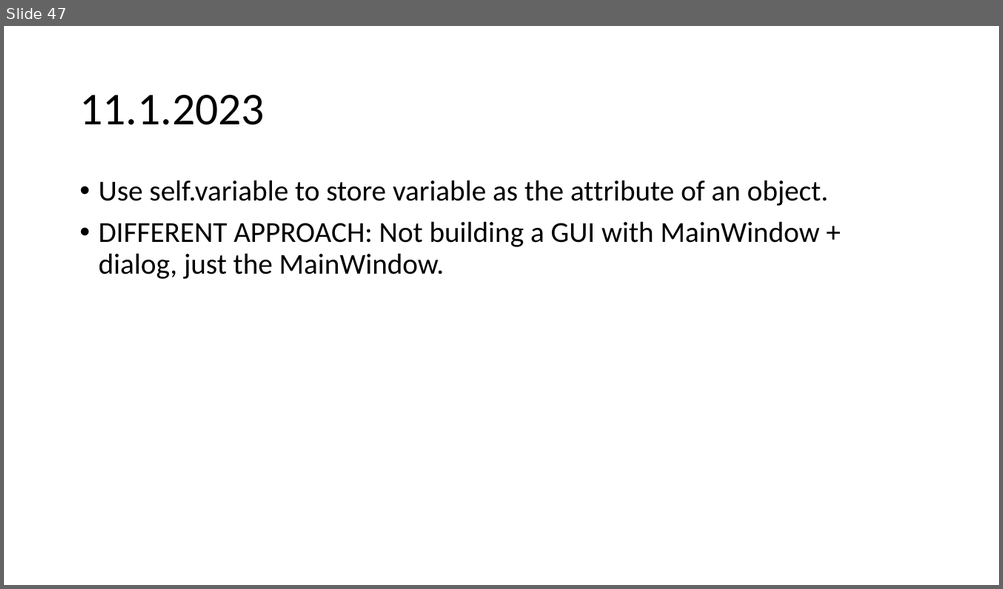
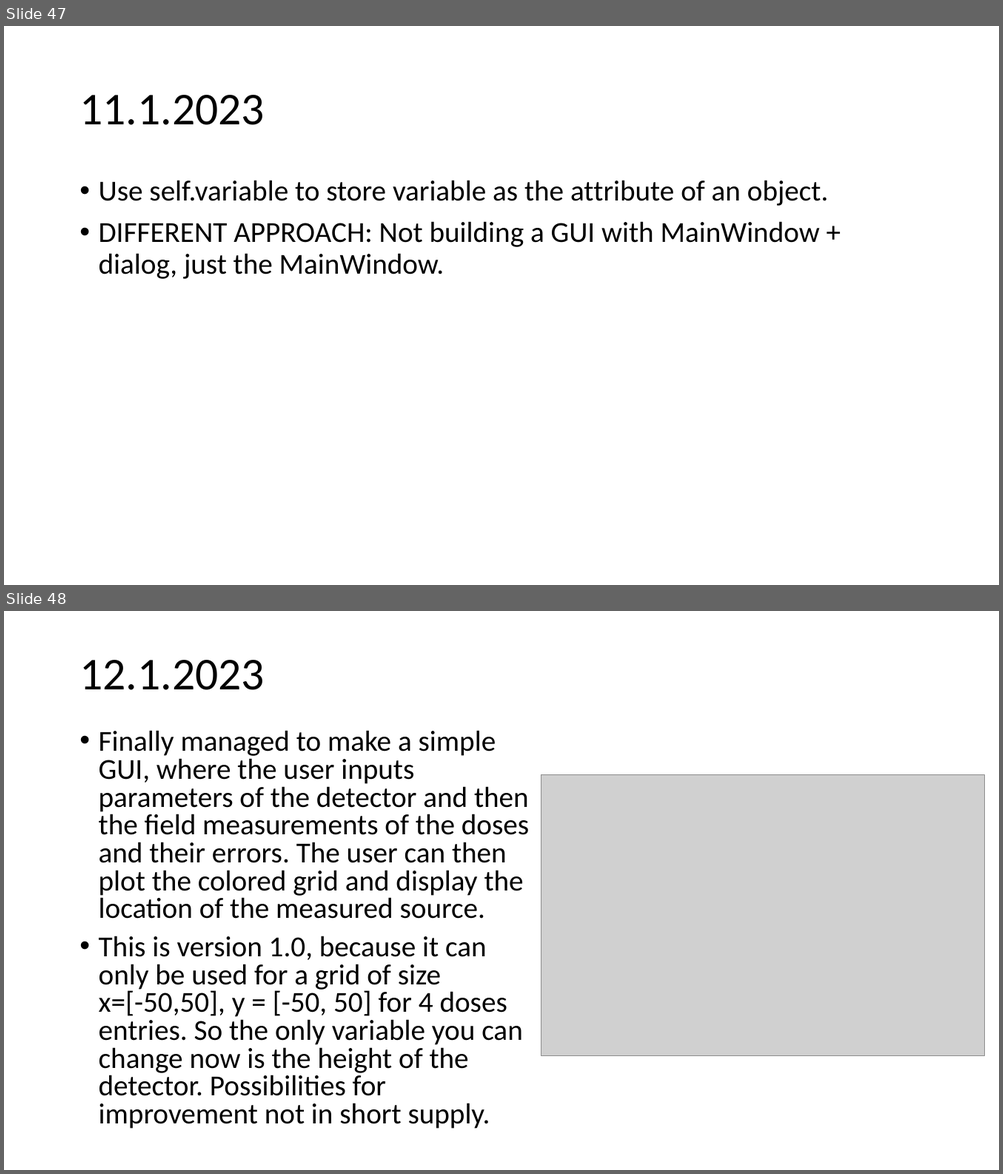
Before and after one commit to urhtrinko/DroneRadioactivity_student_job, a slide deck: reports/work_diary.pptx. Shown one above the other, each under a label of ours: slide 47 before the commit, slides 47 and 48 after it. The pictures are 1003x589 and 1003x1174 pixels, drawn with LibreOffice and Linux fonts; fonts in the diff are those of the drawing; grey boxes stand for pictures. Boxes give left, top, right and bottom in pixels: in the first picture for what was removed or moved away, otherwise in the second. Text is boxed around its words. In the diff, an @@ line names an element or a change of style, - is before the commit and + after.

```diff
--- a/reports/work_diary.pptx
+++ b/reports/work_diary.pptx
@@ slide 48 added at (x1=4, y1=611, x2=999, y2=1170), background #FFFFFF @@
@@ title added at (x1=79, y1=660, x2=264, y2=690), 44 pt, text #000000 @@
+12.1.2023
@@ text added at (x1=99, y1=730, x2=529, y2=1129), 28 pt, text #000000 @@
+• Finally managed to make a simple GUI, where the user inputs parameters of the detector and then the field measurements of the doses and their errors. The user can then plot the colored grid and display the location of the measured source.
+• This is version 1.0, because it can only be used for a grid of size x=[-50,50], y = [-50, 50] for 4 doses entries. So the only variable you can change now is the height of the detector. Possibilities for improvement not in short supply.
@@ picture added at (x1=540, y1=775, x2=984, y2=1056) @@
```
